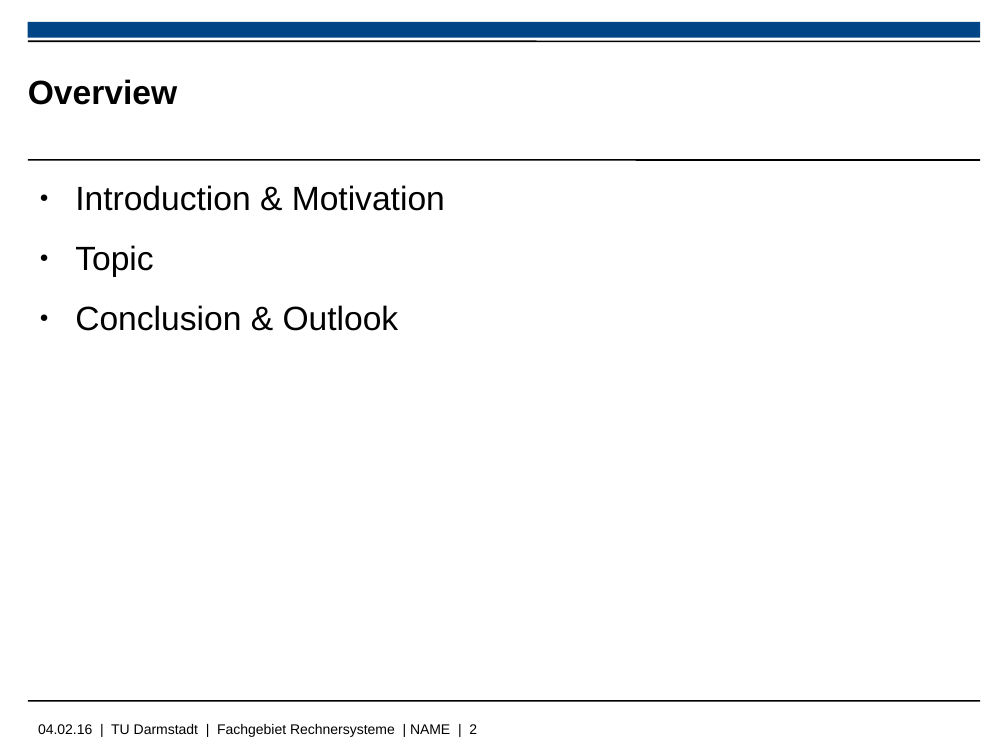
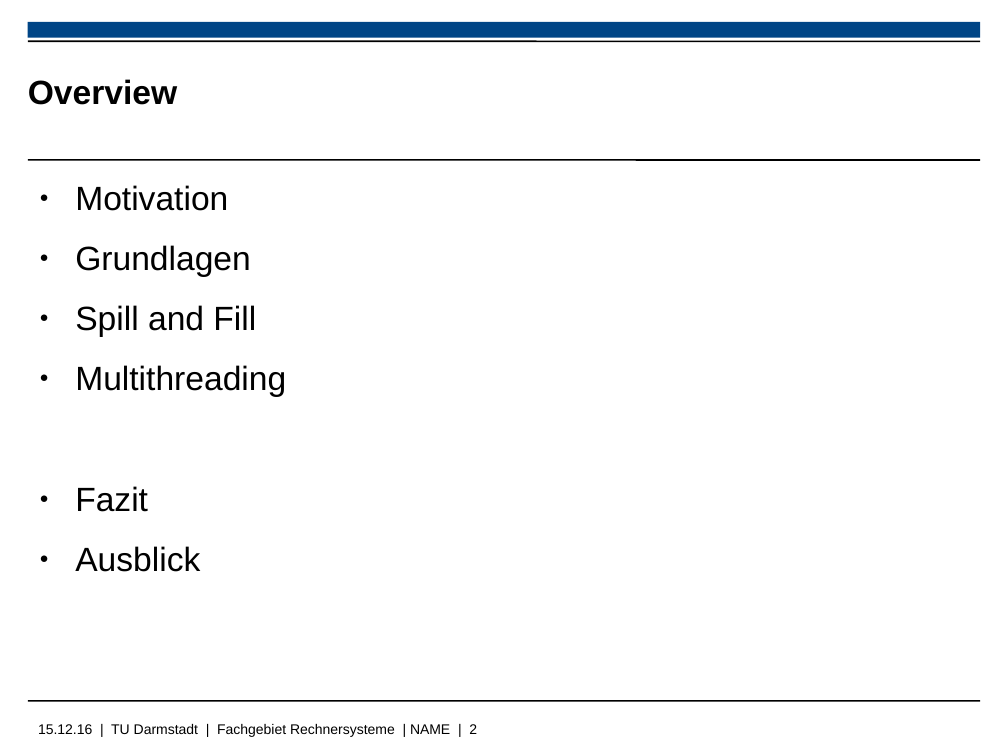
Before and after one commit to Wiero/PS_RS_REPORT, a slide deck: slide 2 of libreoffice_presentation.odp. Drawn at 1008x756 pixels with LibreOffice and Linux fonts; fonts in the diff are those of the drawing; background and template pictures are left out. Boxes give left, top, right and bottom in pixels: in the first picture for what was removed or moved away, otherwise in the second. Text is boxed around its words. In the diff, an @@ line names an element or a change of style, - is before the commit and + after.

```diff
--- a/libreoffice_presentation.odp
+++ b/libreoffice_presentation.odp
@@ text at <box>75,185,286,572</box>: text changed @@
-● Introduction & Motivation
-● Topic
-● Conclusion & Outlook
+● Motivation
+● Grundlagen
+● Spill and Fill
+● Multithreading
+● Fazit
+● Ausblick
@@ text at <box>38,724,477,737</box>: text changed @@
-04.02.16 | TU Darmstadt | Fachgebiet Rechnersysteme | NAME | 2
+15.12.16 | TU Darmstadt | Fachgebiet Rechnersysteme | NAME | 2
```
Also in this commit, not shown: 1 other slide changed, 1 other file.
